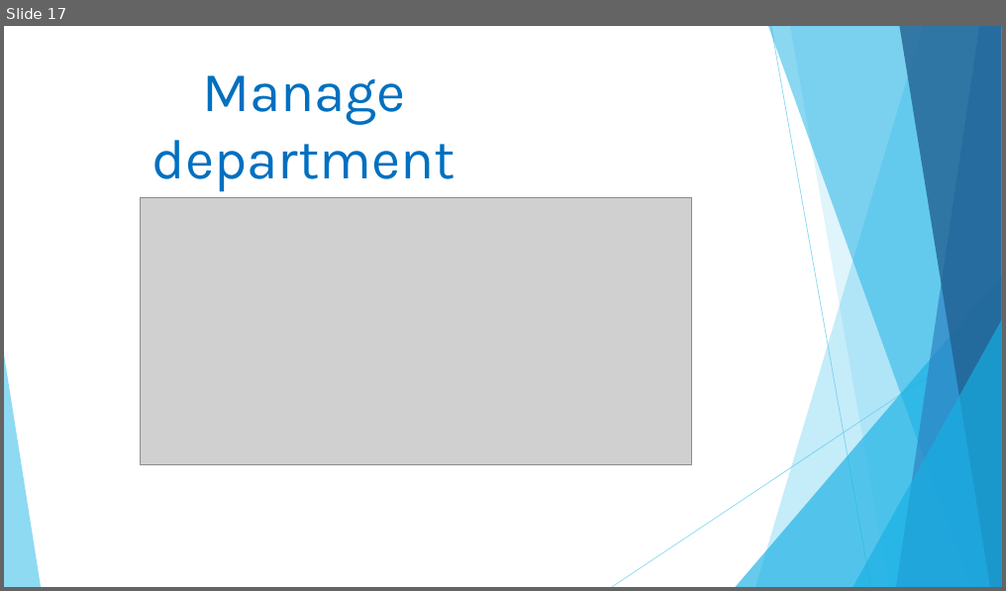
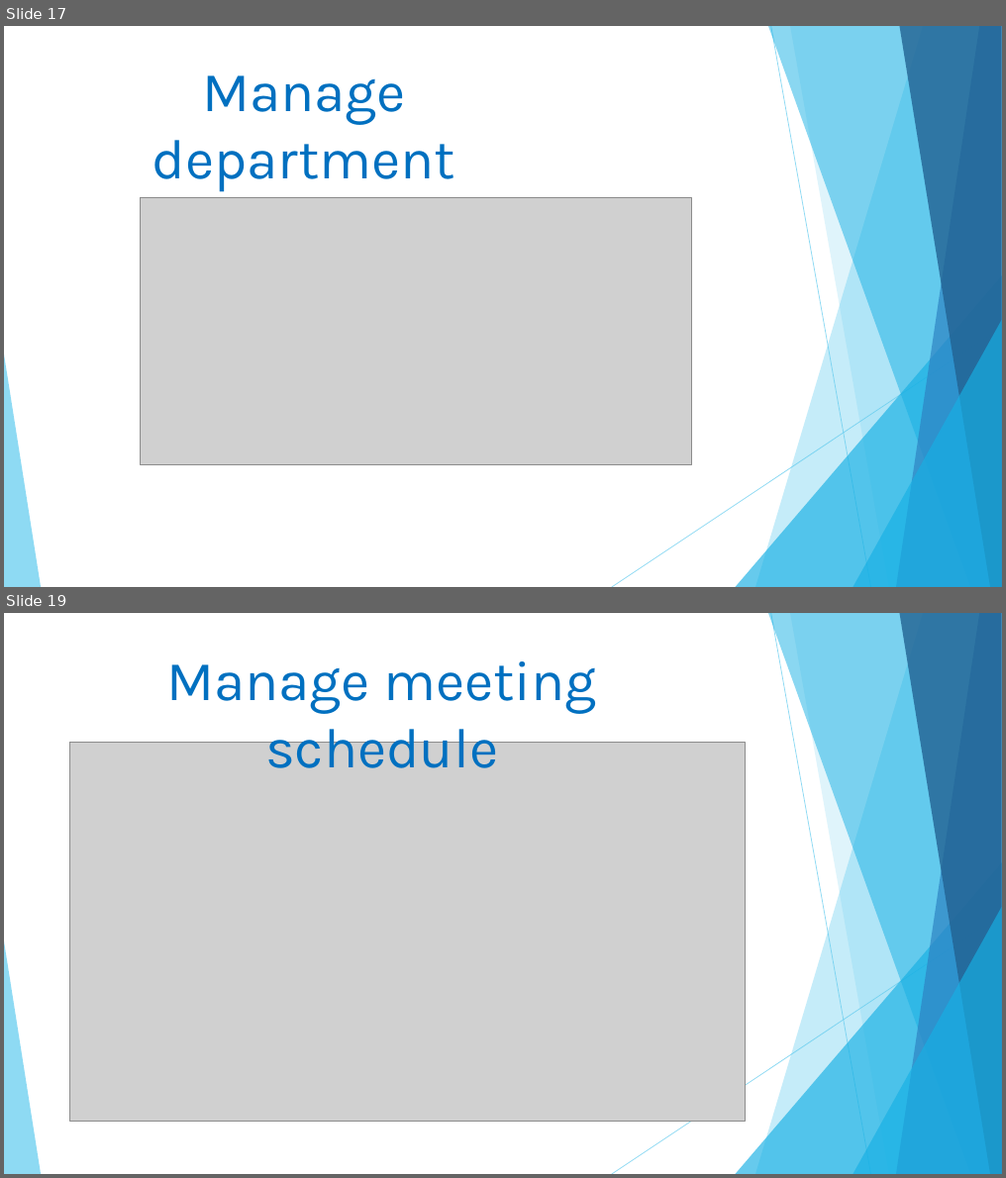
Before and after one commit to linhmimoza/Hospital_PortalExtra, a slide deck: Hospital.pptx. Shown one above the other, each under a label of ours: slide 17 before the commit, slides 17 and 19 after it; the slides between them are not shown. The pictures are 1006x591 and 1006x1178 pixels, drawn with LibreOffice and Linux fonts; fonts in the diff are those of the drawing; grey boxes stand for pictures. Boxes give left, top, right and bottom in pixels: in the first picture for what was removed or moved away, otherwise in the second. Text is boxed around its words. In the diff, an @@ line names an element or a change of style, - is before the commit and + after.

```diff
--- a/Hospital.pptx
+++ b/Hospital.pptx
@@ slide 19 added at [4, 613, 1002, 1174], background #FFFFFF; not listed: 10 template elements that a slide beside it also shows @@
@@ text added at [166, 662, 597, 768], 54 pt, text #0070C0 @@
+Manage meeting schedule
@@ picture added at [70, 742, 746, 1121] @@
```
Also in this commit, not shown: 6 other slides added, 1 slide removed, 15 other files.
